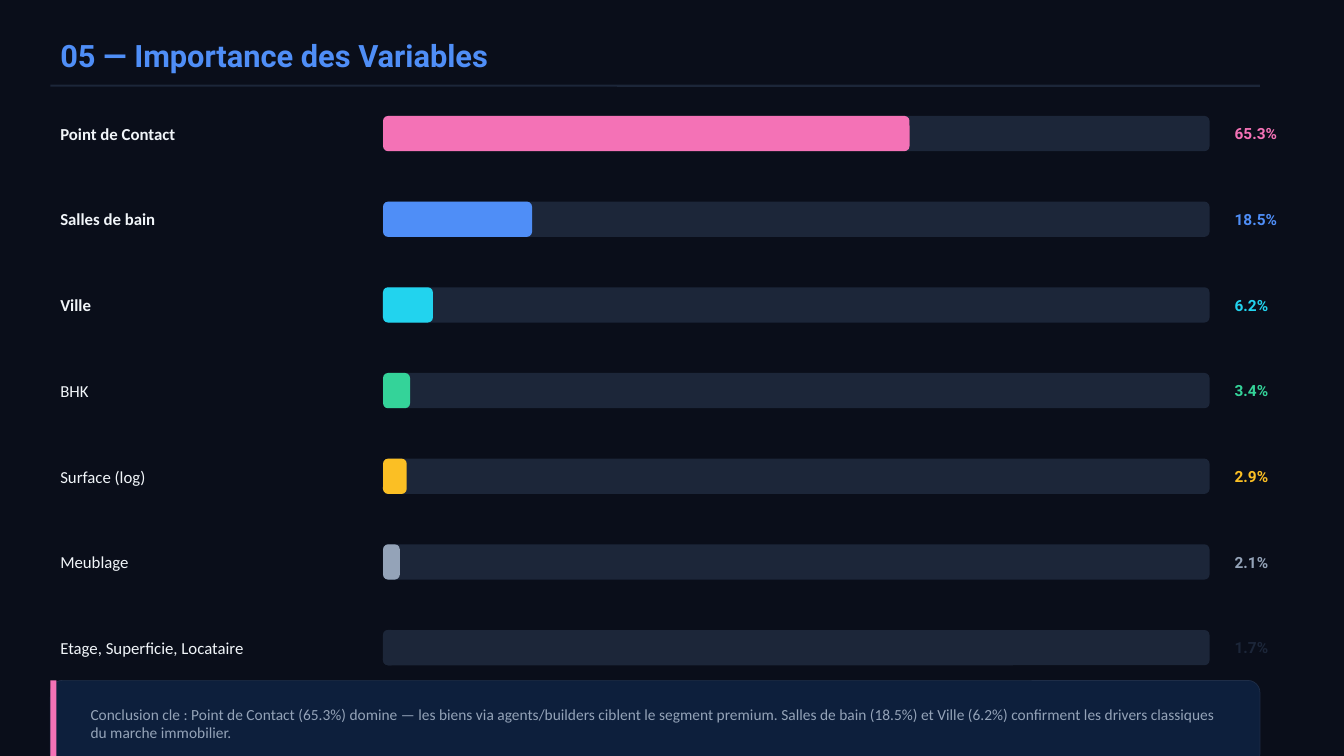
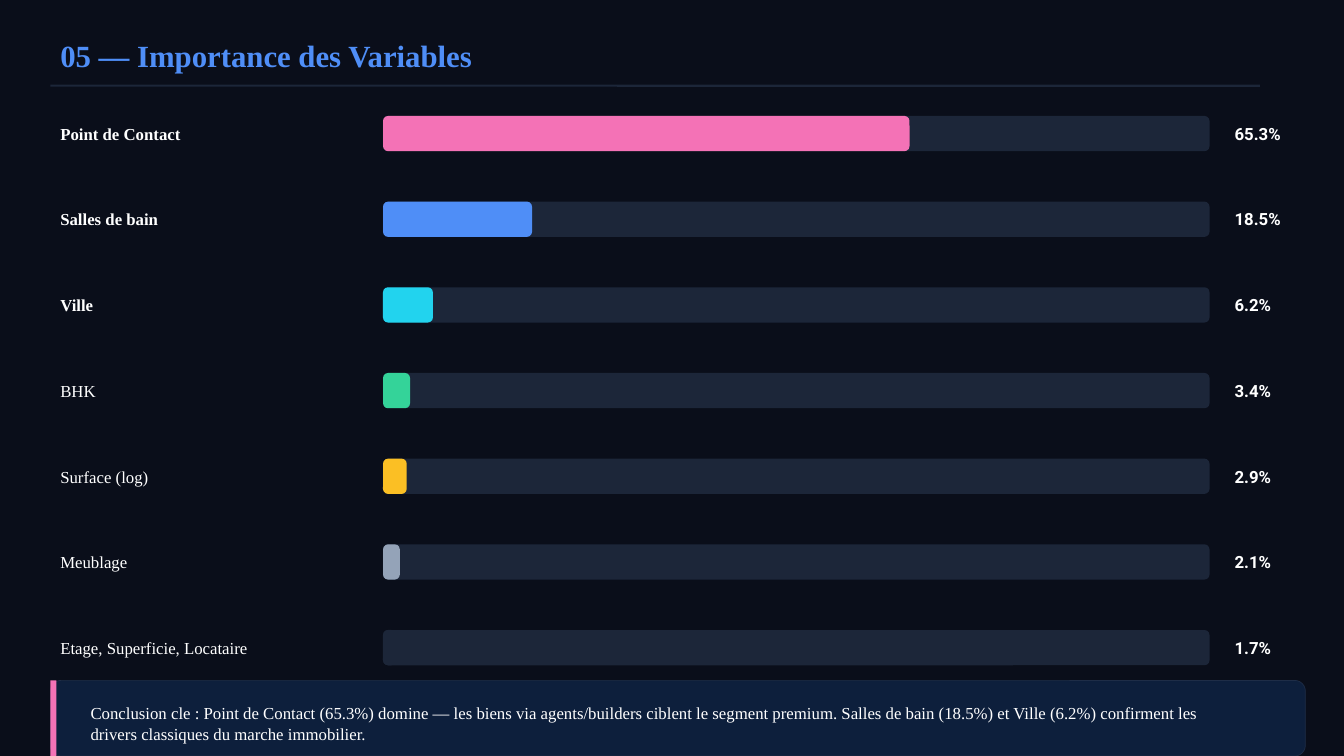
Before and after one commit to Zekerya001/projet_4_Zekerya, a slide deck: slide 7 of presentation_loyers.pptx. Drawn at 1344x756 pixels with LibreOffice and Linux fonts; fonts in the diff are those of the drawing. Boxes give left, top, right and bottom in pixels: in the first picture for what was removed or moved away, otherwise in the second. Text is boxed around its words. In the diff, an @@ line names an element or a change of style, - is before the commit and + after.

```diff
--- a/presentation_loyers.pptx
+++ b/presentation_loyers.pptx
@@ text "05 — Importance des Variables" at [60,45,472,73]: font Roboto to Times New Roman @@
@@ text "65.3%" at [1235,128,1281,140]: size 11 to 12 pt, text colour #F472B6 to #FFFFFF @@
@@ text "18.5%" at [1235,213,1281,225]: size 11 to 12 pt, text colour #4F8EF7 to #FFFFFF @@
@@ text "6.2%" at [1235,299,1271,311]: size 11 to 12 pt, text colour #22D3EE to #FFFFFF @@
@@ text "3.4%" at [1235,385,1271,397]: size 11 to 12 pt, text colour #34D399 to #FFFFFF @@
@@ text "2.9%" at [1235,471,1271,483]: size 11 to 12 pt, text colour #FBBF24 to #FFFFFF @@
@@ text "2.1%" at [1235,556,1271,568]: size 11 to 12 pt, text colour #94A3B8 to #FFFFFF @@
@@ font Calibri to Times New Roman, text colour #F1F5F9 to #FFFFFF in 7 elements at [60,128,181,140], [60,213,158,225], [60,299,93,312], [60,386,95,397], [60,471,149,487], [60,556,127,572], [60,642,247,658] @@
@@ text added at [1235,642,1271,654], 12 pt, text #FFFFFF, bold @@
+1.7%
@@ rounded rectangle: place and size @@
-rounded rectangle at [50,681,1260,756]
+rounded rectangle at [50,681,1306,756]
@@ text "Conclusion cle : Point de ..." at [91,707,1197,744]: size 11 to 12 pt, font Calibri to Times New Roman, text colour #94A3B8 to #FFFFFF @@
```
Also in this commit, not shown: 8 other slides changed, 1 slide added, 1 other file.
